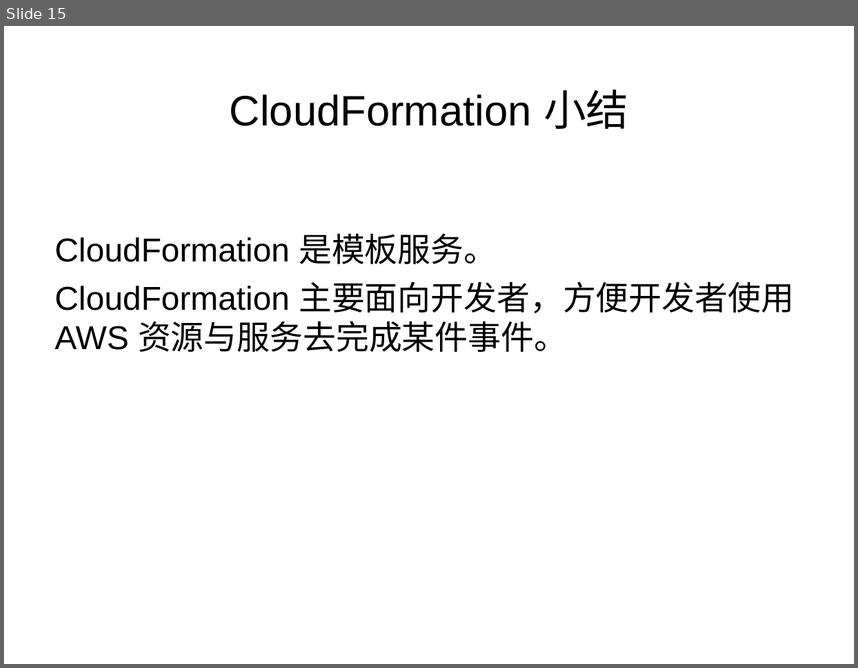
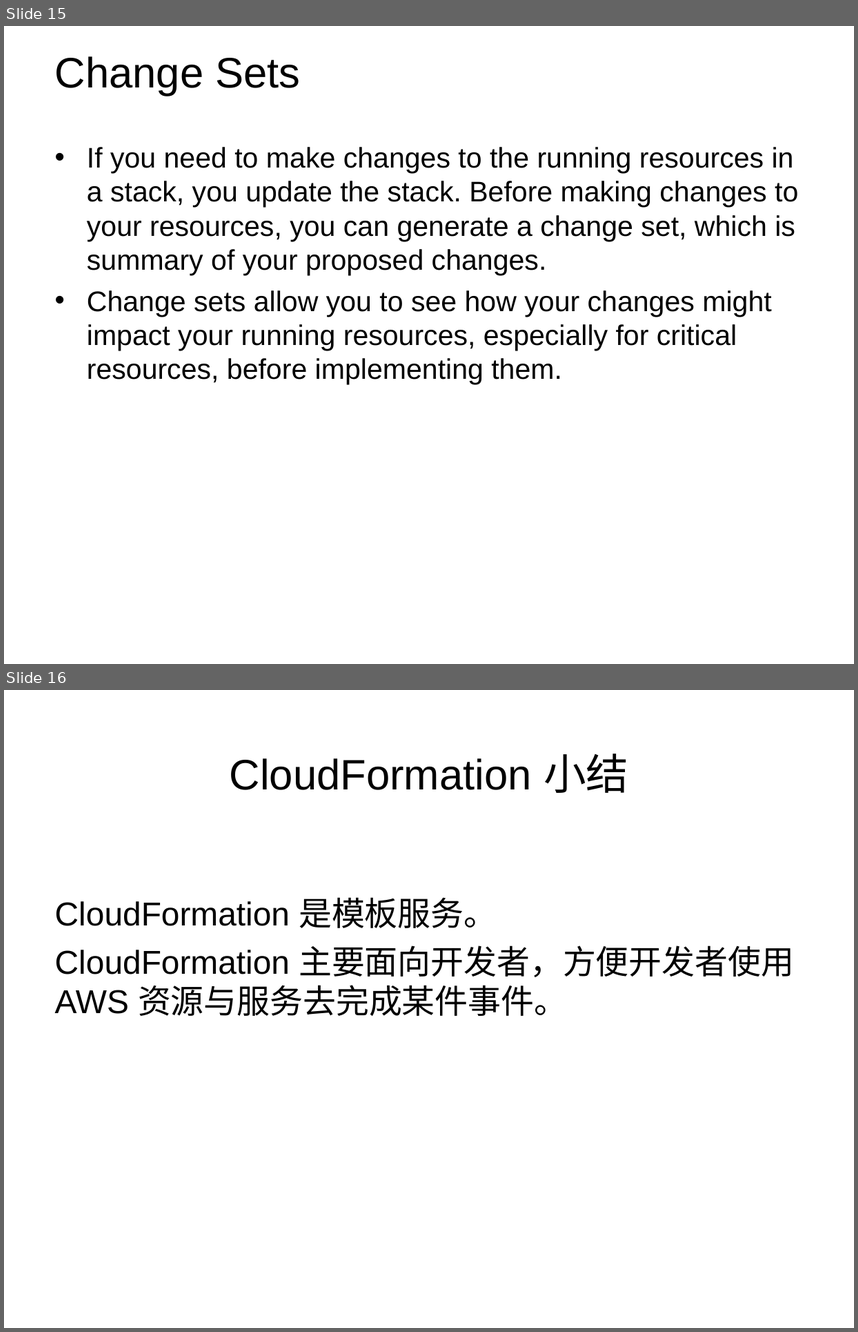
Before and after one commit to leson/guides, a slide deck: cloud/AWS_BeanStalk_CloudFormation.ppt. Shown one above the other, each under a label of ours: slide 15 before the commit, slides 15 and 16 after it. The pictures are 858x668 and 858x1332 pixels, drawn with LibreOffice and Linux fonts; fonts in the diff are those of the drawing; background and template pictures are left out. Boxes give left, top, right and bottom in pixels: in the first picture for what was removed or moved away, otherwise in the second. Text is boxed around its words. In the diff, an @@ line names an element or a change of style, - is before the commit and + after.

```diff
--- a/cloud/AWS_BeanStalk_CloudFormation.ppt
+++ b/cloud/AWS_BeanStalk_CloudFormation.ppt
@@ slide 15 added at [4, 26, 854, 664], background picture (left out) @@
@@ title added at [55, 56, 301, 96], 36 pt, text #000000 @@
+Change Sets
@@ text added at [87, 147, 798, 384], 24 pt, text #000000 @@
+• If you need to make changes to the running resources in a stack, you update the stack. Before making changes to your resources, you can generate a change set, which is summary of your proposed changes.
+• Change sets allow you to see how your changes might impact your running resources, especially for critical resources, before implementing them.
@@ what was slide 15 is now slide 16 @@
```
Also in this commit, not shown: 1 slide changed, 2 other slides added, 2 slides removed, 1 other file.
